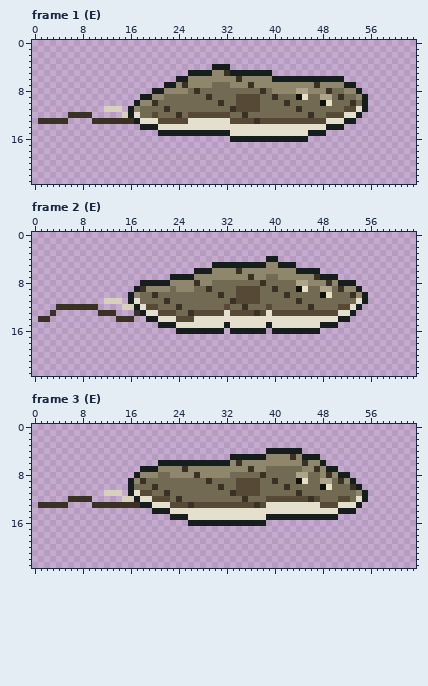
Two versions of one pixel-art file, assets/creatures/freshwater/billabong/bb_freshwater_whipray.aseprite. The picture above was drawn from the file before the commit.
64x24 pixels, 24 frames. Colours within 5 levels of each other are drawn and written as one. Shown: frame 1 (E), frame 2 (E), frame 3 (E). The commit also changed other frames, which this record leaves out.
And afterwards:
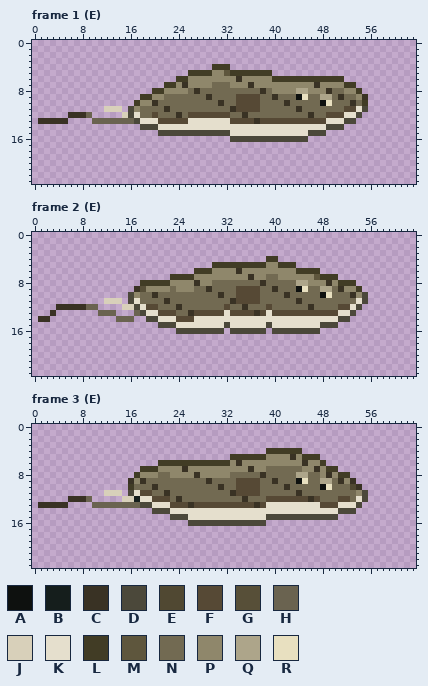
Palette (. is transparent): A #0e110f  B #151e1c  C #393224  D #4b483a  E #504832  F #564935  G #574f38  H #6a6350  J #d8d0ba  K #e5dfcd  L #413c25  M #5e563d  N #726a52  P #8f876b  Q #ada58a  R #e8e0c0
The exact change:
--- frame 1 (E)
@@ x 0..63 @@
  3 ................................................................
- 4 ..............................BBB...............................
- 5 ..........................BBBBPPCBBBBBBB........................
- 6 ........................BBPPPPPPPPCPPPPPBBBBBBBBBBBB............
- 7 ......................BBPCPPPPNNNPPPCPPPPPPPPPPCPPPPBB..........
- 8 ....................BBPPPPNCNNNNNNNNNNCNPPPPQQPPPCNNPPB.........
- 9 ..................BBPPNNNNNNNCNNNNFFFFNNCNNNARNNQQNCNNPB........
-10 .................BPPCNNNNNNNNNNCNNFFFFNNNNCNNNNNARNNNCNB........
-11 ............JJJ.BPNNNNCNNNNNNNNNNCFFFFNNNNNNCNNNNNNNFFKB........
-12 ......CCCC.....JBKNNFNNNCNFFFFFFFNNCNNNNNNNNNNCNNFFFKKB.........
-13 .CCCCC....CCCCCCCBKKKFFFFFKKKKKKKFFFFCFFFFFFFFFFFKKKBB..........
-14 ..................BBBKKKKKKKKKKKKKKKKKKKKKKKKKKKKBBB............
-15 .....................BBBBBBBBBBBBKKKKKKKKKKKKKBBB...............
-16 .................................BBBBBBBBBBBBB..................
+ 4 ..............................LLL...............................
+ 5 ..........................LLLLPPMLLLLLLL........................
+ 6 ........................LLPPPPPPPPCPPPPPLLLLLLLLLLLL............
+ 7 ......................LLPCPPPPNNNPPPCPPPPPPPPPPCPPPPLL..........
+ 8 ....................LLPPPPNCNNNNNNNNNNCNPPPPQQPPPCNNPPL.........
+ 9 ..................LLPPNNNNNNNCNNNNFFFFNNCNNNARNNQQNCNNPC........
+10 .................LPPCNNNNNNNNNNCNNFFFFNNNNCNNNNNARNNNCNL........
+11 ............JJJ.DPNNNNCNNNNNNNNNNCFFFFNNNNNNCNNNNNNNFFKD........
+12 ......CCCH.....JDKNNFNNNCNFFFFFFFNNCNNNNNNNNNNCNNFFFKKD.........
+13 .CCCCC....HHHHHHHDKKKFFFFFKKKKKKKFFFFCFFFFFFFFFFFKKKDD..........
+14 ..................DDDKKKKKKKKKKKKKKKKKKKKKKKKKKKKDDD............
+15 .....................DDDDDDDDDDDDKKKKKKKKKKKKKDDD...............
+16 .................................DDDDDDDDDDDDD..................
 17 ................................................................
--- frame 2 (E)
@@ x 0..63 @@
  3 ................................................................
- 4 .......................................BB.......................
- 5 ..............................BBBBBBBBBPPBBB....................
- 6 ...........................BBBPPPPCPPPPPPPPPBBBB................
- 7 .......................BBBBPPPPPPPPPCPPNNPPPPPPCBBB.............
- 8 ..................BBBBBPPPPCPPNNNNNNNNCNNNNNQQPPPCPBBB..........
- 9 .................BCPPPPNPPPNNCNNNNFFFFNNCNNNARNNQQNCPPB.........
-10 ................BPNNCNNNNNNNNNNCNNFFFFNNNNCNNNNNARNNNCPB........
-11 ............JJJ.BKNNNNCNNNNNNNNNNCFFFFNNNNNNCNNNNNNNNNKB........
-12 ....CCCCCCC....JJBKFFNNNCNNNNNNNFNNCNNNFNNNNNNCNNNNFFKB.........
-13 ...C.......CCC...CBKKFFFNNCFFFFFKFFFFCFKFFFFFFFFFFFKKB..........
-14 .CC...........CCC..BBKKKFFFKKKKKKKKKKKKKKKKKKKKKKKKBB...........
-15 .....................BBBKKKKKKKKBKKKKKKBKKKKKKKKBBB.............
-16 ........................BBBBBBBB.BBBBBB.BBBBBBBB................
+ 4 .......................................LL.......................
+ 5 ..............................LLLLLLLLLPPLLL....................
+ 6 ...........................LLLPPPPCPPPPPPPPPLLLL................
+ 7 .......................LLLLPPPPPPPPPCPPNNPPPPPPMLLL.............
+ 8 ..................LLLLLPPPPCPPNNNNNNNNCNNNNNQQPPPCPLLL..........
+ 9 .................CGPPPPNPPPNNCNNNNFFFFNNCNNNARNNQQNCPPL.........
+10 ................DPNNCNNNNNNNNNNCNNFFFFNNNNCNNNNNARNNNCPD........
+11 ............JJJ.DKNNNNCNNNNNNNNNNCFFFFNNNNNNCNNNNNNNNNKD........
+12 ....CCCCCHH....JJDKFFNNNCNNNNNNNFNNCNNNFNNNNNNCNNNNFFKD.........
+13 ...C.......HHH...HDKKFFFNNCFFFFFKFFFFCFKFFFFFFFFFFFKKD..........
+14 .CC...........HHH..DDKKKFFFKKKKKKKKKKKKKKKKKKKKKKKKDD...........
+15 .....................DDDKKKKKKKKDKKKKKKDKKKKKKKKDDD.............
+16 ........................DDDDDDDD.DDDDDD.DDDDDDDD................
 17 ................................................................
--- frame 3 (E)
@@ x 0..63 @@
  3 ................................................................
- 4 .......................................BBBBBB...................
- 5 .................................BBBBBBPPPPCPBBB................
- 6 .....................BBBBBBBBBBBBPCPPPPPPPPPPCPPB...............
- 7 ..................BBBPPPPCPPPPPPPPPPCPPNNNNNNPPCPBB.............
- 8 .................BPPPNNPPPPCPPPPPNNNNNCNNNNNQQNNPCPBB...........
- 9 ................BPCNNNNNNNNNNCNNNNFFFFNNCNNNARNNQQNCPB..........
-10 ................BNNNCNNNNNNNNNNCNNFFFFNNNNCNNNNNARNNNCB.........
-11 ............JJJ.BKFFNNCNNNNNNNNNNCFFFFNNNNNNCNNNNNNNNNPB........
-12 ......CCCC.....JJBKKFFFNCNNNNNNNNNNCNNNFFFFFFFCFNNNFFNKB........
-13 .CCCCC....CCCCCCCCBBKKKFFFCFFFFFFFFFFCFKKKKKKKKKFFFKKKB.........
-14 ....................BBBKKKKKKKKKKKKKKKKKKKKKKKKKKKKBBB..........
-15 .......................BBBKKKKKKKKKKKKKBBBBBBBBBBBB.............
-16 ..........................BBBBBBBBBBBBB.........................
+ 4 .......................................LLLLLL...................
+ 5 .................................LLLLLLPPPPCPLLL................
+ 6 .....................LLLLLLLLLLLLPCPPPPPPPPPPCPPL...............
+ 7 ..................LLLPPPPCPPPPPPPPPPCPPNNNNNNPPCPLL.............
+ 8 .................LPPPNNPPPPCPPPPPNNNNNCNNNNNQQNNPCPLL...........
+ 9 ................CPCNNNNNNNNNNCNNNNFFFFNNCNNNARNNQQNCPC..........
+10 ................LNNNCNNNNNNNNNNCNNFFFFNNNNCNNNNNARNNNEC.........
+11 ............JJJ.DKFFNNCNNNNNNNNNNCFFFFNNNNNNCNNNNNNNNNPD........
+12 ......CCCH.....JJBKKFFFNCNNNNNNNNNNCNNNFFFFFFFCFNNNFFNKD........
+13 .CCCCC....HHHHHHHHDDKKKFFFCFFFFFFFFFFCFKKKKKKKKKFFFKKKD.........
+14 ....................DDDKKKKKKKKKKKKKKKKKKKKKKKKKKKKDDD..........
+15 .......................DDDKKKKKKKKKKKKKDDDDDDDDDDDD.............
+16 ..........................DDDDDDDDDDDDD.........................
 17 ................................................................
Pixel boxes of the changes (left, top, right, bottom) in both pictures:
changed: (86, 64, 368, 142)
changed: (86, 256, 368, 334)
changed: (86, 448, 368, 526)
